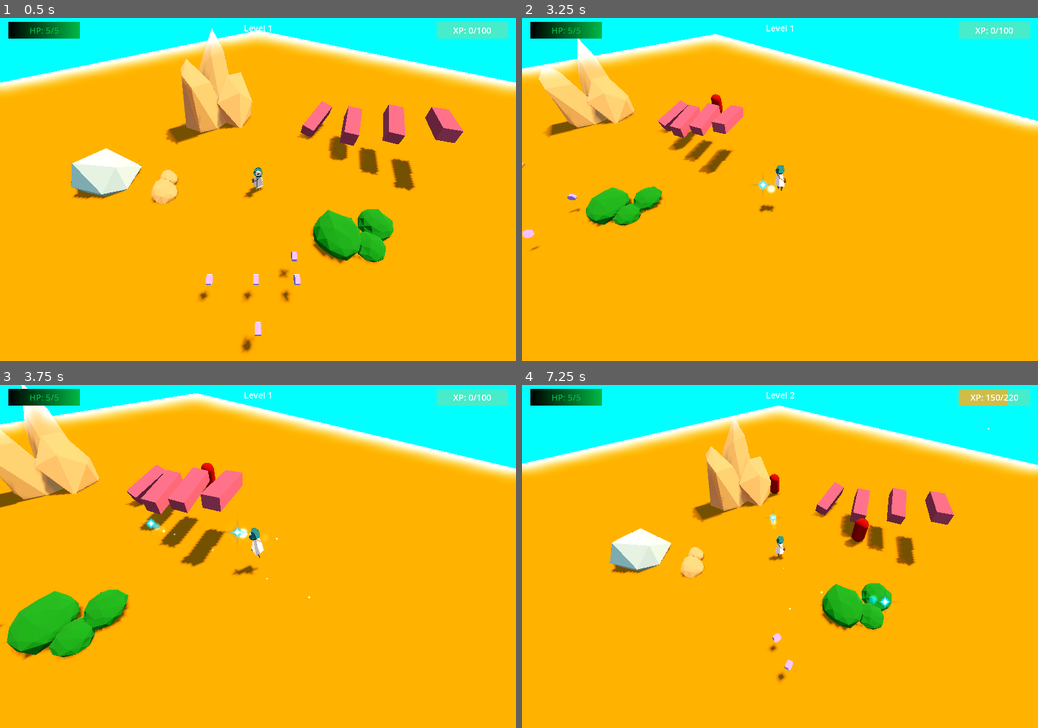
Above: before the commit, frames 1-4 (two rows, left to right).
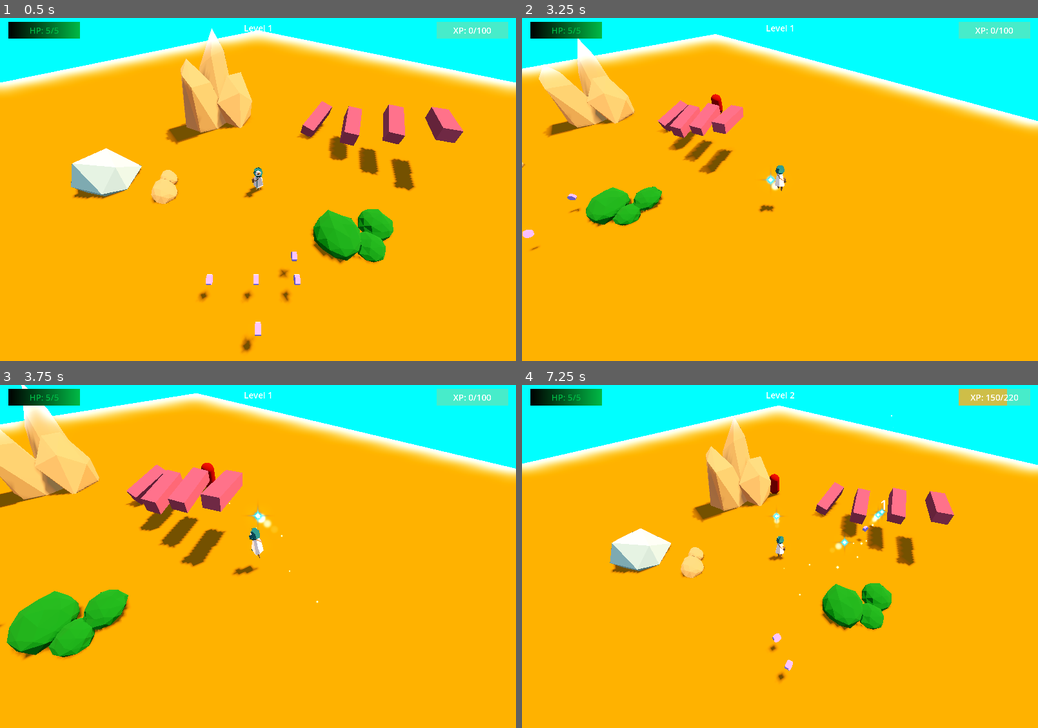
Above: after the commit, the same moments.

Repository: DeepRestGames/EcoDungeon
Game: Godot game, scene res://scenes/PrototypeScene_Weapons_01.tscn
The game is run twice, just before and just after one commit, with the same random seed, the same clock (stepped at 60 frames per second) and the same inputs. A sky picture missing from this copy of the repository is replaced by a grey-blue gradient.
Inputs (mouse positions are in pixels of both pictures, inside the frame that each line leads up to):
- Up to frame 1 (0.5 s): no input
- Up to frame 2 (3.25 s): move the mouse to (893, 172) at 0.52 s; hold D (move_right) 0.53-1.28 s; tap Space (spacebar) at 0.6, 2.85 s; move the mouse to (676, 206) at 1.27 s; hold S (move_down) 1.28-2.03 s; tap Mouse wheel up (zoom_in) at 1.35 s; move the mouse to (831, 114) at 2.02 s; hold D (move_right) 2.03-2.78 s; hold Mouse wheel down (zoom_out) 2.03-2.78 s; move the mouse to (754, 258) at 2.77 s; hold W (move_up) from 2.78 s (still down)
- Up to frame 3 (3.75 s): move the mouse to (412, 607) at 3.52 s; release W (move_up) at 3.53 s; hold A (move_left) from 3.53 s (still down); hold Mouse wheel up (zoom_in) from 3.53 s (still down)
- Up to frame 4 (7.25 s): move the mouse to (625, 505) at 4.27 s; release Mouse wheel up (zoom_in) at 4.28 s; tap Mouse wheel down (zoom_out) at 4.35 s; move the mouse to (805, 556) at 5.02 s; release A (move_left) at 5.03 s; hold S (move_down) 5.03-5.78 s; tap Space (spacebar) at 5.1 s; move the mouse to (702, 470) at 5.77 s; hold D (move_right) 5.78-6.53 s; tap Mouse wheel up (zoom_in) at 5.85 s; tap Enter at 6.5 s; move the mouse to (893, 539) at 6.52 s; hold W (move_up) from 6.53 s (still down); hold Mouse wheel down (zoom_out) from 6.53 s (still down)

Frame 1 is identical in both runs. In frame 2, 0.1% of the frame differs, in the area x 45-51%, y 42-52%; in frame 3, 0.4%; in frame 4, 0.6%, in the area x 47-91%, y 8-67%.

Commit message:
Fixed translation

Diff:
--- a/scripts/Projectile.gd
+++ b/scripts/Projectile.gd
@@ -36,7 +36,7 @@
 	if life_time.is_stopped():
 		destroy()
 	else:
-		translate(-delta * bullet_velocity * transform.basis.z)
+		global_translate(-delta * bullet_velocity * transform.basis.z)
 
 		var enemies_in_range: Array[Node3D] = get_overlapping_bodies()
 		if len(enemies_in_range) > 0 :
